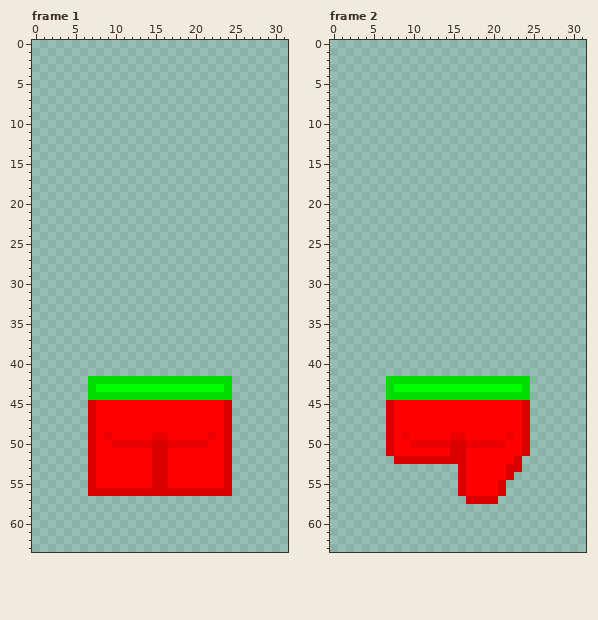
File history of a pixel-art file, Assets/Resources/Clothes/Legs Back.aseprite. Above is the file before it was changed.
32x64 pixels, 4 frames. Shown: frame 1, frame 2. The commit also changed other frames, which this record leaves out.
After the commit:
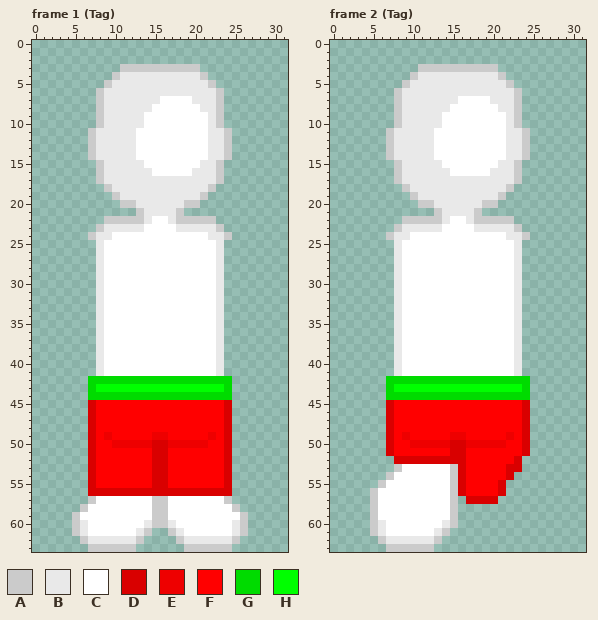
Palette (. is transparent): A #cbcbcb  B #e9e9e9  C #ffffff  D #d90000  E #ee0000  F #ff0000  G #00db00  H #00ff00
Difference:
layer "Layer 1" now shown
--- frame 1 (Tag), layer "Layer 1"
@@ x 5..26 @@
  2 ......................
- 3 ......................
- 4 ......................
- 5 ......................
- 6 ......................
- 7 ......................
- 8 ......................
- 9 ......................
-10 ......................
-11 ......................
-12 ......................
-13 ......................
-14 ......................
-15 ......................
-16 ......................
-17 ......................
-18 ......................
-19 ......................
-20 ......................
-21 ......................
-22 ......................
-23 ......................
-24 ......................
-25 ......................
-26 ......................
-27 ......................
-28 ......................
-29 ......................
-30 ......................
-31 ......................
-32 ......................
-33 ......................
-34 ......................
-35 ......................
-36 ......................
-37 ......................
-38 ......................
-39 ......................
-40 ......................
-41 ......................
+ 3 ......AAAAAAAAAA......
+ 4 .....ABBBBBBBBBBA.....
+ 5 ....ABBBBBBBBBBBBA....
+ 6 ...ABBBBBBBBBBBBBBA...
+ 7 ...ABBBBBBBCCCCBBBA...
+ 8 ...ABBBBBBCCCCCCBBA...
+ 9 ...ABBBBBCCCCCCCCBA...
+10 ...ABBBBBCCCCCCCCBA...
+11 ..ABBBBBCCCCCCCCCBBA..
+12 ..ABBBBBCCCCCCCCCBBA..
+13 ..ABBBBBCCCCCCCCCBBA..
+14 ..ABBBBBCCCCCCCCCBBA..
+15 ...ABBBBBCCCCCCCBBA...
+16 ...ABBBBBBCCCCCBBBA...
+17 ...ABBBBBBBBBBBBBBA...
+18 ....ABBBBBBBBBBBBA....
+19 .....ABBBBBBBBBBA.....
+20 ......AABBBBBBAA......
+21 ........ABBBBA........
+22 ....AAAAABCCBAAAAA....
+23 ...ABBBBBCCCCBBBBBA...
+24 ..ABBCCCCCCCCCCCCBBA..
+25 ...BCCCCCCCCCCCCCCB...
+26 ...BCCCCCCCCCCCCCCB...
+27 ...BCCCCCCCCCCCCCCB...
+28 ...BCCCCCCCCCCCCCCB...
+29 ...BCCCCCCCCCCCCCCB...
+30 ...BCCCCCCCCCCCCCCB...
+31 ...BCCCCCCCCCCCCCCB...
+32 ...BCCCCCCCCCCCCCCB...
+33 ...BCCCCCCCCCCCCCCB...
+34 ...BCCCCCCCCCCCCCCB...
+35 ...BCCCCCCCCCCCCCCB...
+36 ...BCCCCCCCCCCCCCCB...
+37 ...BCCCCCCCCCCCCCCB...
+38 ...BCCCCCCCCCCCCCCB...
+39 ...BCCCCCCCCCCCCCCB...
+40 ...BCCCCCCCCCCCCCCB...
+41 ...BCCCCCCCCCCCCCCB...
 42 ..GGGGGGGGGGGGGGGGGG..
@@ x 0..31 @@
 56 .......DDDDDDDDDDDDDDDDDD.......
-57 ................................
-58 ................................
-59 ................................
-60 ................................
-61 ................................
-62 ................................
-63 ................................
+57 .......ACCCCCCCAACCCCCCCA.......
+58 ......ACCCCCCCCAACCCCCCCCA......
+59 .....ACCCCCCCCCAACCCCCCCCCA.....
+60 .....ABCCCCCCCBAABCCCCCCCBA.....
+61 .....ABCCCCCCBA..ABCCCCCCBA.....
+62 ......ABBBBBBA....ABBBBBBA......
+63 .......AAAAAA......AAAAAA.......
--- frame 2 (Tag), layer "Layer 1"
@@ x 5..26 @@
  2 ......................
- 3 ......................
- 4 ......................
- 5 ......................
- 6 ......................
- 7 ......................
- 8 ......................
- 9 ......................
-10 ......................
-11 ......................
-12 ......................
-13 ......................
-14 ......................
-15 ......................
-16 ......................
-17 ......................
-18 ......................
-19 ......................
-20 ......................
-21 ......................
-22 ......................
-23 ......................
-24 ......................
-25 ......................
-26 ......................
-27 ......................
-28 ......................
-29 ......................
-30 ......................
-31 ......................
-32 ......................
-33 ......................
-34 ......................
-35 ......................
-36 ......................
-37 ......................
-38 ......................
-39 ......................
-40 ......................
-41 ......................
+ 3 ......AAAAAAAAAA......
+ 4 .....ABBBBBBBBBBA.....
+ 5 ....ABBBBBBBBBBBBA....
+ 6 ...ABBBBBBBBBBBBBBA...
+ 7 ...ABBBBBBBCCCCBBBA...
+ 8 ...ABBBBBBCCCCCCBBA...
+ 9 ...ABBBBBCCCCCCCCBA...
+10 ...ABBBBBCCCCCCCCBA...
+11 ..ABBBBBCCCCCCCCCBBA..
+12 ..ABBBBBCCCCCCCCCBBA..
+13 ..ABBBBBCCCCCCCCCBBA..
+14 ..ABBBBBCCCCCCCCCBBA..
+15 ...ABBBBBCCCCCCCBBA...
+16 ...ABBBBBBCCCCCBBBA...
+17 ...ABBBBBBBBBBBBBBA...
+18 ....ABBBBBBBBBBBBA....
+19 .....ABBBBBBBBBBA.....
+20 ......AABBBBBBAA......
+21 ........ABBBBA........
+22 ....AAAAABCCBAAAAA....
+23 ...ABBBBBCCCCBBBBBA...
+24 ..ABBCCCCCCCCCCCCBBA..
+25 ...BCCCCCCCCCCCCCCB...
+26 ...BCCCCCCCCCCCCCCB...
+27 ...BCCCCCCCCCCCCCCB...
+28 ...BCCCCCCCCCCCCCCB...
+29 ...BCCCCCCCCCCCCCCB...
+30 ...BCCCCCCCCCCCCCCB...
+31 ...BCCCCCCCCCCCCCCB...
+32 ...BCCCCCCCCCCCCCCB...
+33 ...BCCCCCCCCCCCCCCB...
+34 ...BCCCCCCCCCCCCCCB...
+35 ...BCCCCCCCCCCCCCCB...
+36 ...BCCCCCCCCCCCCCCB...
+37 ...BCCCCCCCCCCCCCCB...
+38 ...BCCCCCCCCCCCCCCB...
+39 ...BCCCCCCCCCCCCCCB...
+40 ...BCCCCCCCCCCCCCCB...
+41 ...BCCCCCCCCCCCCCCB...
 42 ..GGGGGGGGGGGGGGGGGG..
@@ x 3..17 @@
 52 .....DDDDDDDDDF
-53 .............DF
-54 .............DF
-55 .............DF
-56 .............DF
-57 ..............D
-58 ...............
-59 ...............
-60 ...............
-61 ...............
-62 ...............
-63 ...............
+53 .....ACCCCCCADF
+54 ....ACCCCCCCADF
+55 ...ACCCCCCCCADF
+56 ..ACCCCCCCCCADF
+57 ..ACCCCCCCCCA.D
+58 ..ACCCCCCCCCA..
+59 ..ACCCCCCCCCA..
+60 ..ABCCCCCCCBA..
+61 ..ABCCCCCCBA...
+62 ...ABBBBBBA....
+63 ....AAAAAA.....
